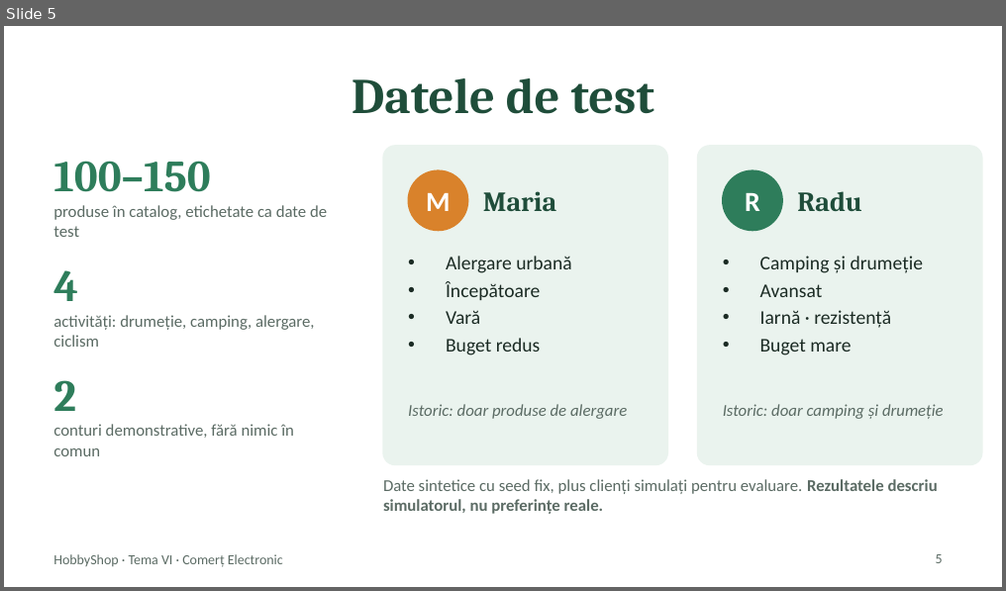
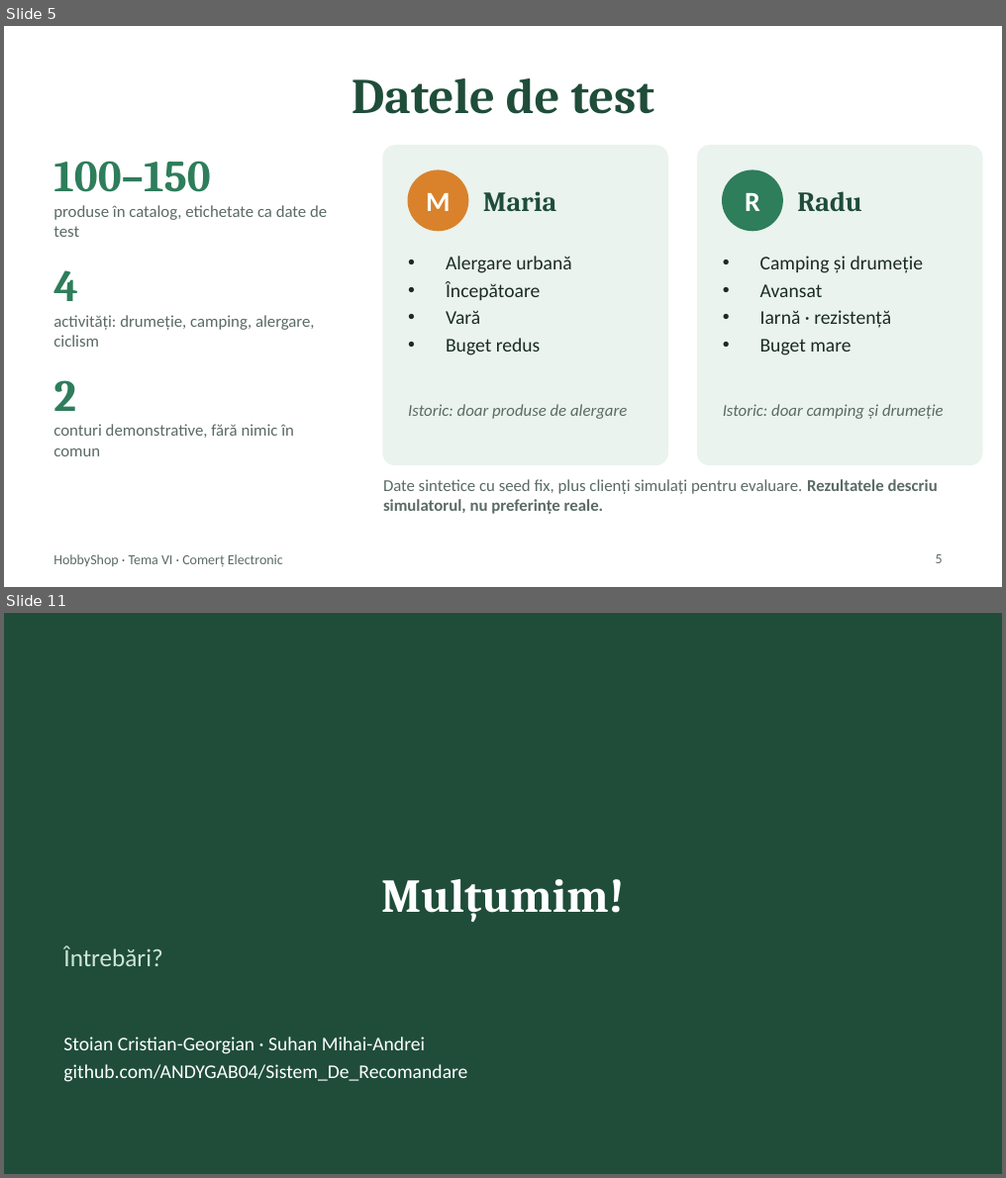
Before and after one commit to ANDYGAB04/Recomandation_System, a slide deck: docs/prezentare/Prezentare.pptx. Shown one above the other, each under a label of ours: slide 5 before the commit, slides 5 and 11 after it; the slides between them are not shown. The pictures are 1006x591 and 1006x1178 pixels, drawn with LibreOffice and Linux fonts; fonts in the diff are those of the drawing. Boxes give left, top, right and bottom in pixels: in the first picture for what was removed or moved away, otherwise in the second. Text is boxed around its words. In the diff, an @@ line names an element or a change of style, - is before the commit and + after.

```diff
--- a/docs/prezentare/Prezentare.pptx
+++ b/docs/prezentare/Prezentare.pptx
@@ slide 11 added at (x1=4, y1=613, x2=1002, y2=1174), background #1F4D3A @@
@@ title added at (x1=381, y1=879, x2=624, y2=922), 34 pt, text #FFFFFF, bold @@
+Mulțumim!
@@ text added at (x1=63, y1=947, x2=162, y2=966), 18 pt, text #CFE5D8 @@
+Întrebări?
@@ text added at (x1=63, y1=1037, x2=467, y2=1082), 14 pt, text #FFFFFF @@
+Stoian Cristian-Georgian · Suhan Mihai-Andrei
+github.com/ANDYGAB04/Sistem_De_Recomandare
```
Also in this commit, not shown: 5 other slides added.
